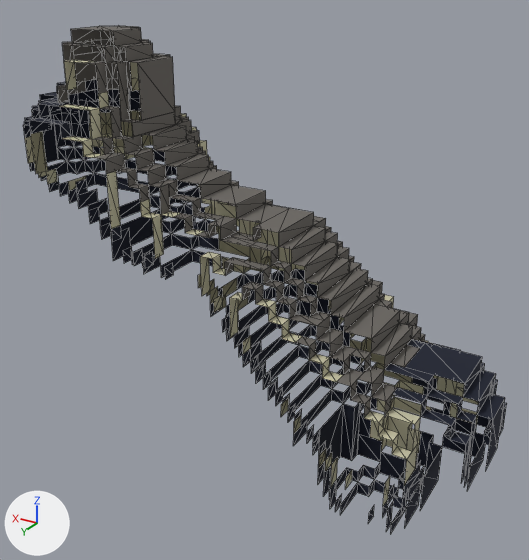
The glTF model balanca/public/voxel/deco/Bones1.glb: old version first, new version second.
Camera for both pictures: a 50 mm camera at (-25.8, 42.8, 38.2) aimed at (0.2, -0.6, 16.6). Every picture has the same lights, and +X, +Y and +Z are marked at lower left. The first picture is the older version. Mesh edges are drawn as thin lines. Where no turn or scale is listed for an object, it has been applied to the vertices. Vertices at exactly the same position are counted once.
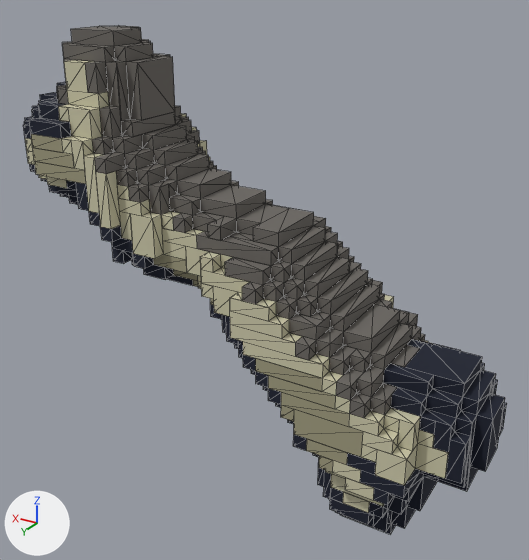
Changed parts and their boxes (x1, y1, x2, y2) in the pictures (529 x 560 px):
```json
{"part": 1, "of": "me_mesh_0", "change": "added", "after": [23, 29, 493, 534]}
```

Scene script edits in JSON lines:
```json
{"block": "me_mesh_0", "where": "# used by ob_mesh_0; location = (-18.0, 6.0, 0.0)"}
{"op": "remove", "block": "me_mesh_0", "code": "me_mesh_0.from_pydata(...)  # 1264 vertices, 1532 faces; spans x 0.0..39.0, y -12.0..0.0, z 0.0..34.0"}
{"op": "add", "block": "me_mesh_0", "code": "me_mesh_0.from_pydata(...)  # 1346 vertices, 1948 faces; spans x 0.0..39.0, y -12.0..0.0, z 0.0..34.0"}
{"block": "me_mesh_0", "change": "me_mesh_0 part 1"}
{"block": "me_mesh_0", "change": "3 vertices are added at (8.0, 0.0, 9.0), (8.0, 0.0, 8.0), (29.0, 0.0, 25.0)"}
{"block": "me_mesh_0", "change": "22 new vertices lie (0.0, 0.0, -1.0) away from vertices in x 4.0..37.0, y -3.0..0.0, z 2.0..33.0"}
{"block": "me_mesh_0", "change": "23 new vertices lie (-1.0, 0.0, 0.0) away from vertices in x 4.0..37.0, y -2.0..0.0, z 3.0..29.0"}
{"block": "me_mesh_0", "change": "16 new vertices lie (2.0, 0.0, 0.0) away from vertices in x 4.0..36.0, y -4.0..0.0, z 8.0..24.0"}
{"block": "me_mesh_0", "change": "10 new vertices lie (-2.0, 0.0, 0.0) away from vertices in x 4.0..37.0, y -2.0..0.0, z 4.0..30.0"}
{"block": "me_mesh_0", "change": "8 new vertices lie (0.0, 0.0, -1.0) away from vertices in x 6.0..34.0, y -2.0..0.0, z 10.0..26.0"}
{"block": "me_mesh_0", "change": "416 new faces join them"}
```
